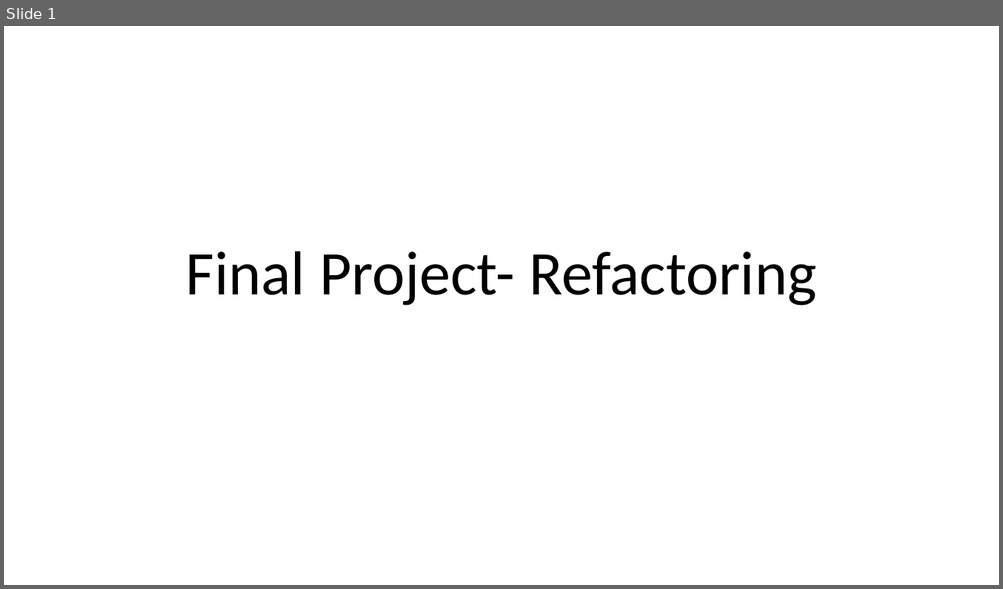
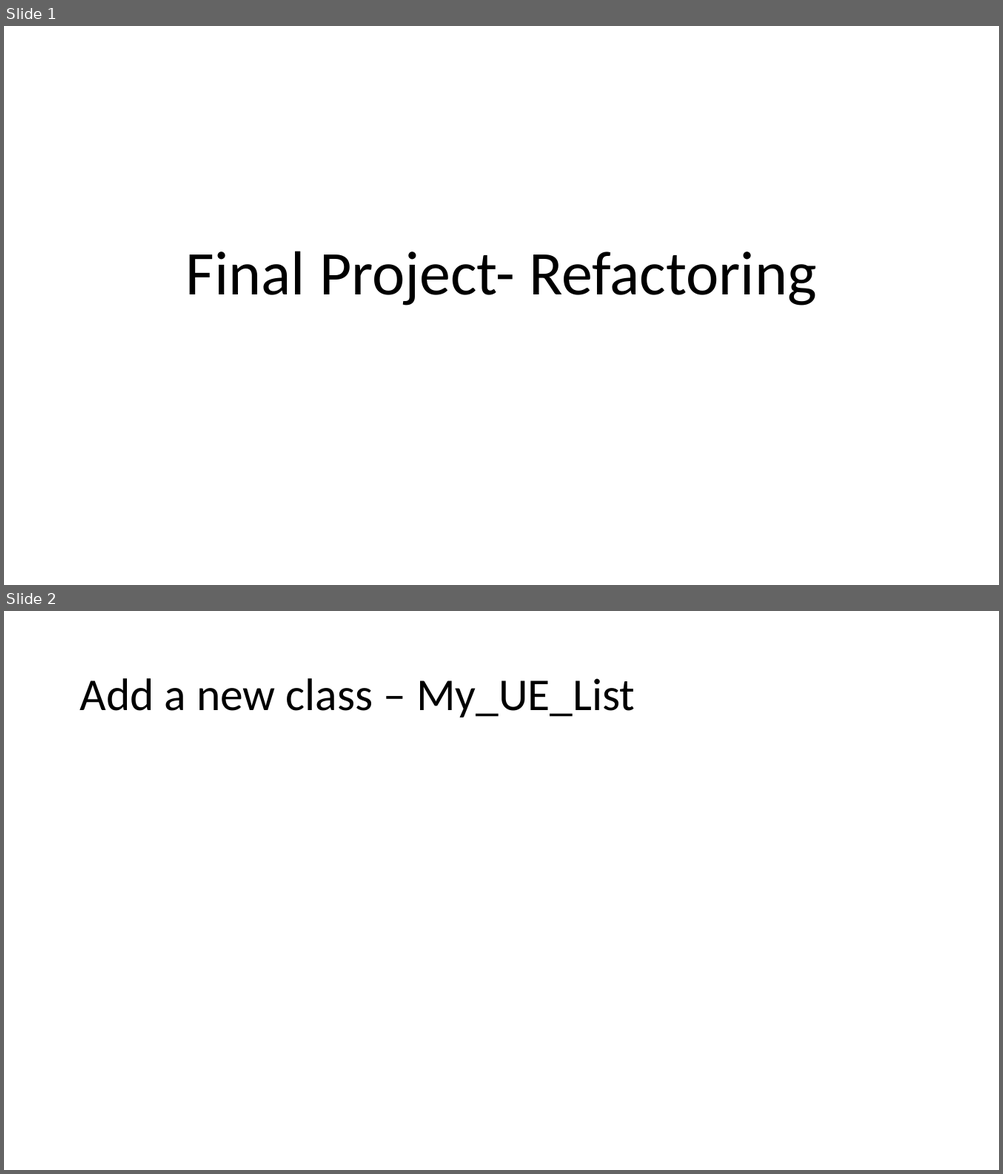
Before and after one commit to JimmyLiu0530/Refatored-VLC-Simulation, a slide deck: 期末報告.pptx. Shown one above the other, each under a label of ours: slide 1 before the commit, slides 1 and 2 after it. The pictures are 1003x589 and 1003x1174 pixels, drawn with LibreOffice and Linux fonts; fonts in the diff are those of the drawing. Boxes give left, top, right and bottom in pixels: in the first picture for what was removed or moved away, otherwise in the second. Text is boxed around its words. In the diff, an @@ line names an element or a change of style, - is before the commit and + after.

Commit message:
Add the base class "LoadBalanceMethod"

```diff
--- a/期末報告.pptx
+++ b/期末報告.pptx
@@ slide 2 added at box(4, 611, 999, 1170), background #FFFFFF @@
@@ title added at box(79, 678, 634, 718), 44 pt, text #000000 @@
+Add a new class – My_UE_List
```
Also in this commit, not shown: 1 slide removed, 12 other files.
